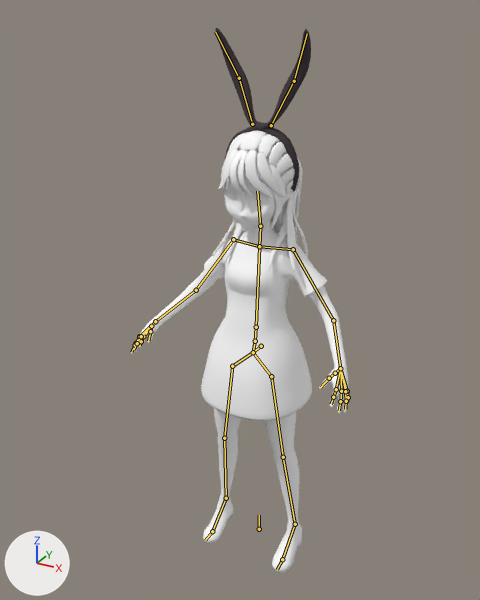
The Blender file res/alice/alice.blend: old version first, new version second.
Before and after are seen from a 50 mm lens placed at (0.871, -1.73, 1.787), pointed at (-0.061, -0.035, 0.94). Arrows for +X, +Y and +Z are at lower left; the lights stay in place. The bones that bend it are drawn over the model as lines.

Objects in the first picture: 'Body', 'Bottoms', 'Hair', 'Hair.001', 'Hair.002', 'Ribbon'.
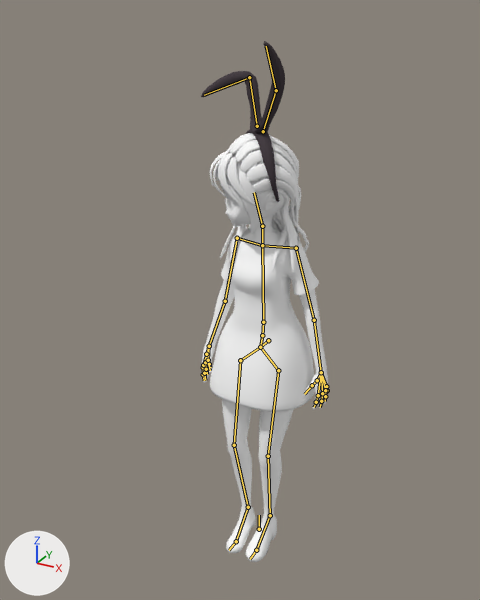
The newer file adds an action. The first version stands in its rest pose; the second is drawn at frame 110 of the action 'Stand'.

The change in detail:
Bone 'pelvis' (bone_pelvis) moves from (0.0, 0.0, 0.0) to (0.0, -0.053, 0.003).
Bone 'spine_03' (bone_spine_03) turns from (0, 0, 0) to (7, 0, 0) degrees about its own x, y and z.
Bone 'lowerarm_l' (bone_lowerarm_l) turns from (0, 0, 0) to (-14, 2, 16) degrees about its own x, y and z.
Bone 'hand_l' (bone_hand_l) turns from (0, 0, 0) to (34, 5, 15) degrees about its own x, y and z.
Bone 'lowerarm_r' (bone_lowerarm_r) turns from (0, 0, 0) to (-15, -1, -16) degrees about its own x, y and z.
Bone 'hand_r' (bone_hand_r) turns from (0, 0, 0) to (28, -5, -12) degrees about its own x, y and z.
Bone 'head' (bone_head) turns from (0, 0, 0) to (-4, -46, 10) degrees about its own x, y and z.
Bone 'RibbonBottom_r' (bone_ribbonbottom_r) turns from (0, 0, 0) to (0, -4, 10) degrees about its own x, y and z.
Bone 'RibbonTop_r' (bone_ribbontop_r) turns from (0, 0, 0) to (-62, -36, -19) degrees about its own x, y and z.
Bone 'calf_l' (bone_calf_l) turns from (0, 0, 0) to (-13, 1, 9) degrees about its own x, y and z.
Bone 'foot_l' (bone_foot_l) turns from (0, 0, 0) to (15, -1, 2) degrees about its own x, y and z.
Bone 'ball_l' (bone_ball_l) turns from (0, 0, 0) to (-2, 7, -6) degrees about its own x, y and z.
Bone 'calf_r' (bone_calf_r) turns from (0, 0, 0) to (-13, -1, -9) degrees about its own x, y and z.
Bone 'foot_r' (bone_foot_r) turns from (0, 0, 0) to (15, 1, -2) degrees about its own x, y and z.
Bone 'ball_r' (bone_ball_r) turns from (0, 0, 0) to (-2, -7, 5) degrees about its own x, y and z.

What differs and where, as boxes [x1, y1, x2, y2] in the pictures (480 x 600 px):
'Body', posed (42% narrower)
    before: [131, 143, 349, 421]
    after: [202, 149, 328, 412]
'Bottoms', posed
    before: [203, 409, 302, 573]
    after: [222, 399, 294, 562]
'Ribbon', posed (12% narrower)
    before: [215, 28, 311, 192]
    after: [201, 41, 285, 202]
'Hair', posed (7% narrower, 8% shorter)
    before: [212, 130, 308, 284]
    after: [220, 133, 309, 274]
'Hair.001', posed (32% narrower, 16% taller)
    before: [218, 149, 286, 198]
    after: [210, 149, 256, 206]
bone 'pelvis', root to tip
    before: (261, 346) to (253, 352)
    after: (268, 340) to (260, 347)
bone 'spine_03', root to tip
    before: (256, 327) to (259, 246)
    after: (263, 322) to (262, 245)
bone 'lowerarm_l', root to tip
    before: (293, 249) to (333, 320)
    after: (296, 248) to (314, 320)
bone 'hand_l', root to tip
    before: (333, 320) to (340, 368)
    after: (314, 320) to (321, 372)
bone 'lowerarm_r', root to tip
    before: (233, 239) to (196, 290)
    after: (237, 238) to (225, 301)
bone 'hand_r', root to tip
    before: (196, 290) to (155, 321)
    after: (225, 301) to (209, 346)
bone 'head', root to tip
    before: (260, 226) to (257, 191)
    after: (262, 226) to (254, 192)
bone 'RibbonBottom_r', root to tip
    before: (252, 124) to (239, 78)
    after: (257, 126) to (249, 77)
bone 'RibbonTop_r', root to tip
    before: (239, 78) to (215, 32)
    after: (249, 77) to (204, 95)
bone 'calf_l', root to tip
    before: (271, 376) to (283, 457)
    after: (278, 370) to (268, 456)
bone 'foot_l', root to tip
    before: (283, 457) to (295, 524)
    after: (268, 456) to (270, 515)
bone 'ball_l', root to tip
    before: (295, 524) to (282, 559)
    after: (270, 515) to (256, 550)
bone 'calf_r', root to tip
    before: (232, 366) to (224, 438)
    after: (240, 360) to (234, 445)
bone 'foot_r', root to tip
    before: (224, 438) to (226, 498)
    after: (234, 445) to (248, 507)
bone 'ball_r', root to tip
    before: (226, 498) to (212, 531)
    after: (248, 507) to (236, 541)
